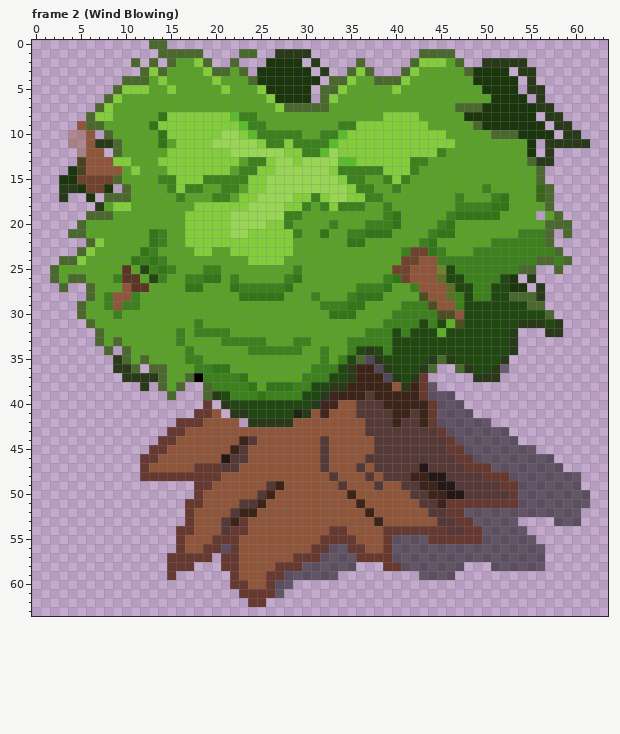
Two versions of one pixel-art file, WIP_Pixel_Art/Spruce_Tree_animation.aseprite. The first picture shows the starting point.
64x64 pixels, 5 frames. Colours within 5 levels of each other are drawn and written as one. Shown: frame 2 (Wind Blowing). The commit also changed other frames, which this record leaves out.
The same view after the edit:
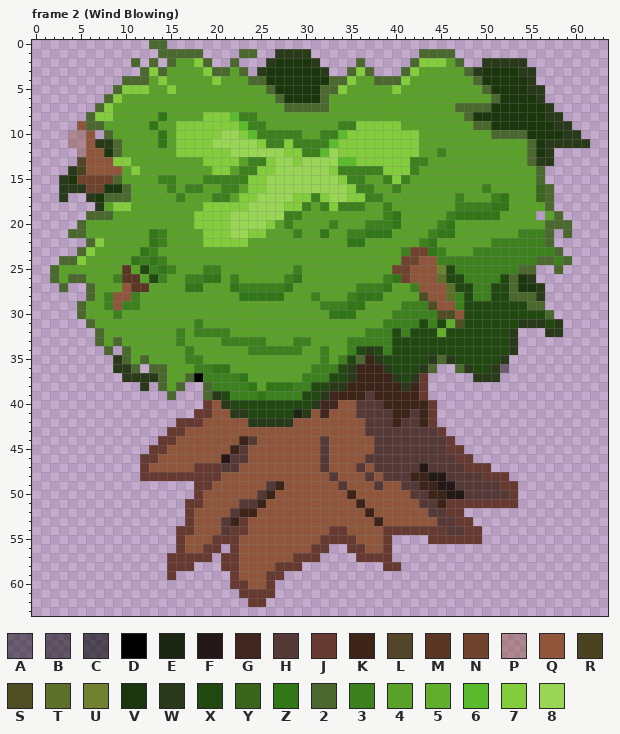
Palette (. is transparent): A #00000073  B #00000080  C #00000094  D #000000  E #1b2613  F #241817  G #41251f  H #553937  J #663931  K #3c2419  L #534628  M #5a3625  N #70432e  P #8f563b69  Q #8f563b  R #4b4320  S #4e4e22  T #5e6f2a  U #708230  V #1b360d  W #293a1a  X #214810  Y #39661a  Z #317717  2 #4b692f  3 #3c811e  4 #5aa129  5 #61ae2c  6 #5abb2c  7 #83cc3c  8 #99d656
Difference:
layer "Shadow" now hidden
Changed rows in their new state; - is an unchanged pixel.
Frame 2 (Wind Blowing):
first column x 3:
 2 -----------------------W---V----------------------------
 3 ----------------------W-----V-----------------W---V-----
 4 ----------------------2------V----------------2----V----
 5 ------------------4---42----V------------------2---V----
 6 -----------------------42---V-4-----------------2---V---
 7 ------------------------4----------------------2-----V--
 8 ------------4444--------------------4444-----2-------V--
 9 -----------44-------------------------444------2------V-
10 ------------4---------------------------444--------2---V
11 ----------------------------------------4444--------2V--
12 -----V------4---------------------------44----------2V--
13 --L--------44444----------------------------------------
14 -W----------44444---------------------------------------
15 W------------444----------------------------------------
16 --W---V------4------------------------------------------
17 ---WV---------------------------------------------------
18 ---------------4----------------------------------------
19 --------------4-----------------------------------------
20 --------------4---------4-------------------------------
21 --------------44-------444------------------------------
22 --------------44-----44444------------------------------
23 ---------------44--4444444------------------------------
24 ---------------------4444-------------------------------
26 --------------------------------------------------2V----
27 --------------------------------------------------2-V---
first column x 20:
35 -----------------K------------------------
36 ------------------K-----------------------
37 -------------------K----------------------
38 --------------------K---.-----------------
39 ------------------------...---------------
40 Q------------------------...--------------
41 -Q-----------------------....-------------
42 ---Q---------------------......-----------
43 --------------------------.......---------
44 ---------------------------.......--------
45 ----------------------------........------
46 -----------------------------.........----
47 -------------------------------........---
48 ---------------------------------........-
49 ----------------------------------.......-
50 ----------------------------------........
51 ----------------------------------........
52 ----------------------------.............-
53 -----------------------------.....----...-
54 ------------------------------.....-------
55 --------------------....------......------
56 -.-----------..-----.................-----
57 ------------....----.................-----
58 ----------......-----.......---......-----
59 --------......---------....---------------
60 -------..---------------------------------
61 -------.----------------------------------
Pixel boxes of the changes (left, top, right, bottom) in both pictures:
changed: (59, 58, 338, 265)
changed: (383, 67, 563, 157)
changed: (509, 274, 536, 292)
changed: (365, 355, 590, 580)
added: (212, 400, 248, 427)
erased: (221, 544, 230, 553)
erased: (275, 544, 356, 598)
